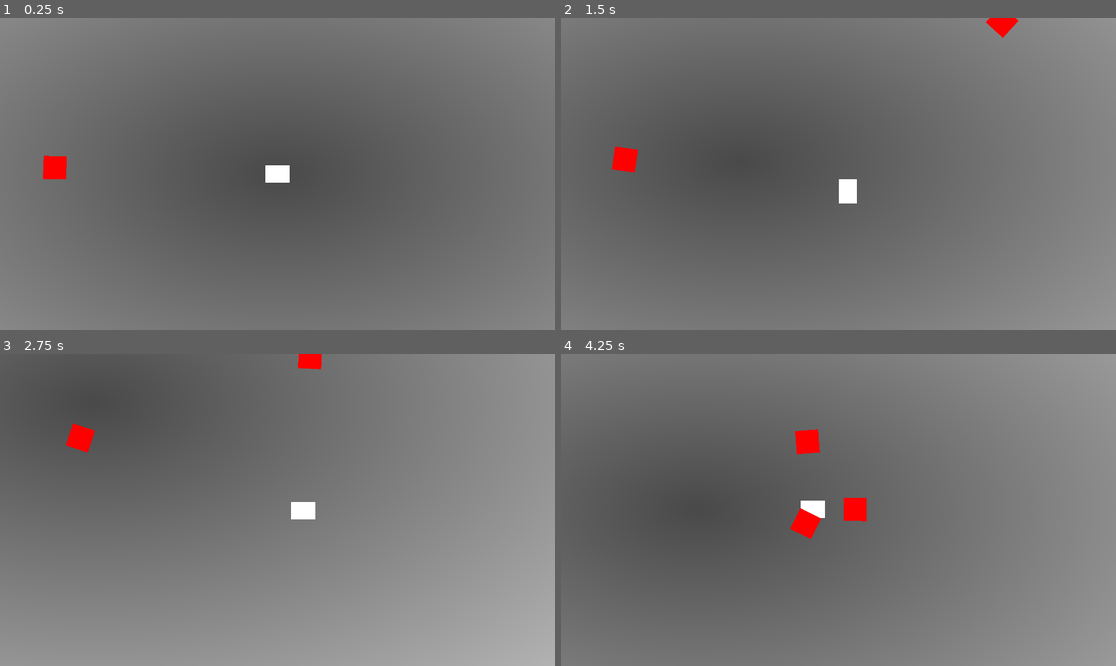
Above: before the commit, frames 1-4 (two rows, left to right).
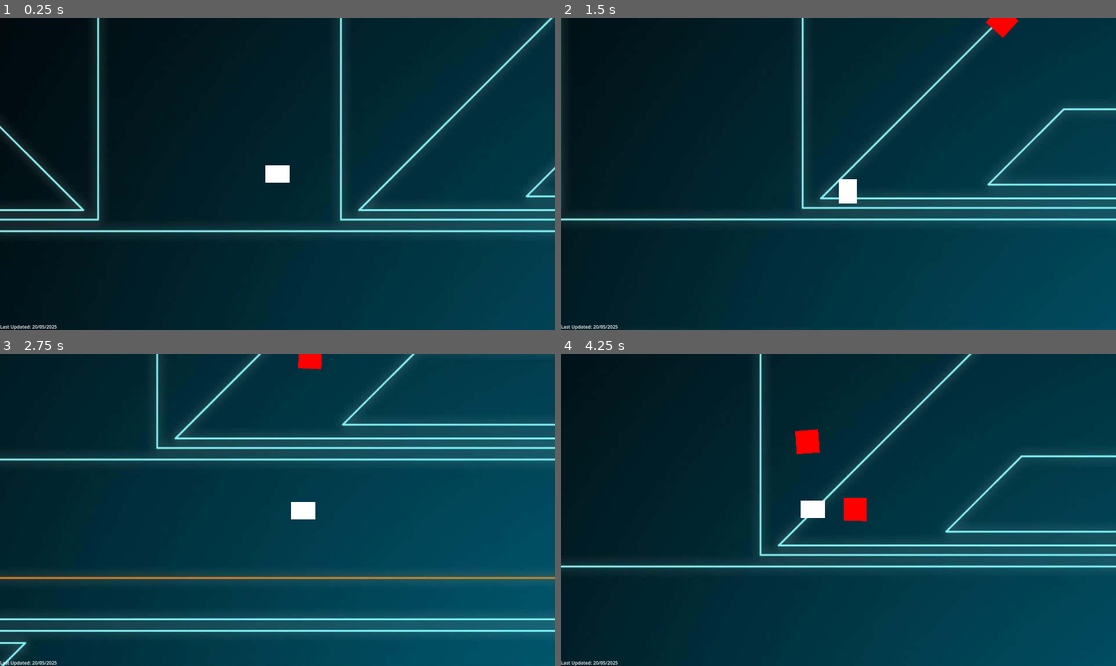
Above: after the commit, the same moments.

Repository: slowstate/light-match
Game: Godot game, scene res://arena.tscn
Same seed, same stepped clock (60 frames per second), same inputs: the game is played once before the commit and once after it.
Inputs (mouse positions are in pixels of both pictures, inside the frame that each line leads up to):
- Up to frame 1 (0.25 s): no input
- Up to frame 2 (1.5 s): move the mouse to (960, 158) at 0.52 s; hold D (player_move_right) 0.53-1.28 s; hold 1 (player_blue, bound only after the commit) 0.53-1.28 s; tap 3 (player_blue, bound only before the commit) at 0.8, 1.35 s; move the mouse to (727, 189) at 1.27 s; hold S (player_move_down) from 1.28 s (still down)
- Up to frame 3 (2.75 s): tap 2 (player_green) at 1.55 s; move the mouse to (333, 441) at 2.02 s; release S (player_move_down) at 2.03 s; hold D (player_move_right) from 2.03 s (still down); hold 2 (player_green) from 2.03 s (still down); tap E (player_next_colour) at 2.3 s
- Up to frame 4 (4.25 s): move the mouse to (810, 572) at 2.77 s; release D (player_move_right) at 2.78 s; release 2 (player_green) at 2.78 s; hold W (player_move_up) 2.78-3.53 s; tap E (player_next_colour) at 2.85 s; tap 1 (player_blue, bound only after the commit) at 3.05 s; move the mouse to (1005, 556) at 3.52 s; hold A (player_move_left) from 3.53 s (still down); hold 1 (player_blue, bound only after the commit) from 3.53 s (still down); tap 3 (player_blue, bound only before the commit) at 3.8 s

The runs differ from the first frame. In frame 1, 100% of the frame differs, in the area x 0-100%, y 0-100%; in frame 2, 100%; in frame 3, 100%; in frame 4, 99%.

Commit message:
Add player colour switching and bullet colours

Diff:
--- a/Common/globals.gd
+++ b/Common/globals.gd
@@ -1,5 +1,20 @@
 extends Node
 
-enum BulletColour {Red, Green, Blue}
+enum Colour {None, Blue, Green, Red}
+
+static func PickRandomColour(pickable_colours: Array[Colour] = [Colour.Blue, Colour.Green, Colour.Red]) -> Colour:
+	return pickable_colours.pick_random()
+
+const ColourVisualValue: Dictionary = {
+	Colour.Blue: Color.SKY_BLUE,
+	Colour.Green: Color.LIGHT_GREEN,
+	Colour.Red: Color.ORANGE_RED
+}
+
+enum CollisionLayer {
+	Boundaries = 1,
+	Player = 2,
+	Bullets = 3,
+	Enemies = 4}
 
 var player: Player
--- a/Enemies/Bot/bot.gd
+++ b/Enemies/Bot/bot.gd
@@ -10,12 +10,12 @@
 var health := MAX_HEALTH
 var DAMAGE := 1
 var MOVE_SPEED := 300.0
-var colour: Globals.BulletColour
+var colour: Globals.Colour
 
-static func create(colour: Globals.BulletColour, position: Vector2) -> Bot:
+static func create(bot_colour: Globals.Colour, bot_position: Vector2) -> Bot:
 	var new_bot: Bot = BOT.instantiate()
-	new_bot.colour = colour
-	new_bot.global_position = position
+	new_bot.colour = bot_colour
+	new_bot.global_position = bot_position
 	return new_bot
 
 # Called when the node enters the scene tree for the first time.
@@ -31,11 +31,9 @@
 		sprite_2d.rotation = velocity.angle()
 		translate(velocity * delta)
 
-func _calculate_path():
-	pass
 
-
-func _on_area_entered(area: Area2D) -> void:
+func _on_area_entered(bullet: Bullet) -> void:
+	if bullet.colour != colour: return
 	health -= 1
 	if health <= 0:
 		queue_free()
--- /dev/null
+++ b/Player/Bullet/Blue/blue_bullet.gd
@@ -0,0 +1,19 @@
+extends Bullet
+class_name BlueBullet
+
+const BLUE_BULLET = preload("res://Player/Bullet/Blue/blue_bullet.tscn")
+
+static func create(bullet_position: Vector2, bullet_direction: Vector2, bullet_damage := 1, bullet_speed := 1000.0) -> BlueBullet:
+	var new_bullet: BlueBullet = BLUE_BULLET.instantiate()
+	new_bullet.global_position = bullet_position
+	new_bullet.direction = bullet_direction.normalized()
+	new_bullet.damage = bullet_damage
+	new_bullet.speed = bullet_speed
+	return new_bullet
+
+
+func _setup() -> void:
+	colour = Globals.Colour.Blue
+	self.body_entered.connect(_on_body_entered)
+	self.area_entered.connect(_on_area_entered)
+	super._set_sprite_colour()
--- /dev/null
+++ b/Player/Bullet/Blue/blue_bullet.tscn
@@ -0,0 +1,27 @@
+[gd_scene load_steps=5 format=3 uid="uid://c2dm7c8q5am28"]
+
+[ext_resource type="Script" path="res://Player/Bullet/Blue/blue_bullet.gd" id="1_a6ck4"]
+
+[sub_resource type="Gradient" id="Gradient_k3wqc"]
+offsets = PackedFloat32Array(0)
+colors = PackedColorArray(0.529, 0.808, 0.922, 1)
+
+[sub_resource type="GradientTexture2D" id="GradientTexture2D_cmnvc"]
+gradient = SubResource("Gradient_k3wqc")
+width = 16
+height = 4
+
+[sub_resource type="CircleShape2D" id="CircleShape2D_x5nyd"]
+
+[node name="BlueBullet" type="Area2D" node_paths=PackedStringArray("sprite_2d", "collision_shape_2d")]
+collision_layer = 0
+collision_mask = 0
+script = ExtResource("1_a6ck4")
+sprite_2d = NodePath("Sprite2D")
+collision_shape_2d = NodePath("CollisionShape2D")
+
+[node name="Sprite2D" type="Sprite2D" parent="."]
+texture = SubResource("GradientTexture2D_cmnvc")
+
+[node name="CollisionShape2D" type="CollisionShape2D" parent="."]
+shape = SubResource("CircleShape2D_x5nyd")
--- /dev/null
+++ b/Player/Bullet/Green/green_bullet.gd
@@ -0,0 +1,19 @@
+extends Bullet
+class_name GreenBullet
+
+const GREEN_BULLET = preload("res://Player/Bullet/Green/green_bullet.tscn")
+
+static func create(bullet_position: Vector2, bullet_direction: Vector2, bullet_damage := 1, bullet_speed := 1000.0) -> GreenBullet:
+	var new_bullet: GreenBullet = GREEN_BULLET.instantiate()
+	new_bullet.global_position = bullet_position
+	new_bullet.direction = bullet_direction.normalized()
+	new_bullet.damage = bullet_damage
+	new_bullet.speed = bullet_speed
+	return new_bullet
+
+
+func _setup() -> void:
+	colour = Globals.Colour.Green
+	self.body_entered.connect(_on_body_entered)
+	self.area_entered.connect(_on_area_entered)
+	super._set_sprite_colour()
--- /dev/null
+++ b/Player/Bullet/Green/green_bullet.tscn
@@ -0,0 +1,27 @@
+[gd_scene load_steps=5 format=3 uid="uid://c3t6d58c8bi43"]
+
+[ext_resource type="Script" path="res://Player/Bullet/Green/green_bullet.gd" id="1_hg0xh"]
+
+[sub_resource type="Gradient" id="Gradient_k3wqc"]
+offsets = PackedFloat32Array(0)
+colors = PackedColorArray(0.565, 0.933, 0.565, 1)
+
+[sub_resource type="GradientTexture2D" id="GradientTexture2D_cmnvc"]
+gradient = SubResource("Gradient_k3wqc")
+width = 16
+height = 4
+
+[sub_resource type="CircleShape2D" id="CircleShape2D_x5nyd"]
+
+[node name="GreenBullet" type="Area2D" node_paths=PackedStringArray("sprite_2d", "collision_shape_2d")]
+collision_layer = 0
+collision_mask = 0
+script = ExtResource("1_hg0xh")
+sprite_2d = NodePath("Sprite2D")
+collision_shape_2d = NodePath("CollisionShape2D")
+
+[node name="Sprite2D" type="Sprite2D" parent="."]
+texture = SubResource("GradientTexture2D_cmnvc")
+
+[node name="CollisionShape2D" type="CollisionShape2D" parent="."]
+shape = SubResource("CircleShape2D_x5nyd")
--- /dev/null
+++ b/Player/Bullet/Red/red_bullet.gd
@@ -0,0 +1,19 @@
+extends Bullet
+class_name RedBullet
+
+const RED_BULLET = preload("res://Player/Bullet/Red/red_bullet.tscn")
+
+static func create(bullet_position: Vector2, bullet_direction: Vector2, bullet_damage := 1, bullet_speed := 1000.0) -> RedBullet:
+	var new_bullet: RedBullet = RED_BULLET.instantiate()
+	new_bullet.global_position = bullet_position
+	new_bullet.direction = bullet_direction.normalized()
+	new_bullet.damage = bullet_damage
+	new_bullet.speed = bullet_speed
+	return new_bullet
+
+
+func _setup() -> void:
+	colour = Globals.Colour.Red
+	self.body_entered.connect(_on_body_entered)
+	self.area_entered.connect(_on_area_entered)
+	super._set_sprite_colour()
--- /dev/null
+++ b/Player/Bullet/Red/red_bullet.tscn
@@ -0,0 +1,27 @@
+[gd_scene load_steps=5 format=3 uid="uid://bdwi7c12etglx"]
+
+[ext_resource type="Script" path="res://Player/Bullet/Red/red_bullet.gd" id="1_re6aq"]
+
+[sub_resource type="Gradient" id="Gradient_xbakg"]
+offsets = PackedFloat32Array(0)
+colors = PackedColorArray(1, 0.271, 0, 1)
+
+[sub_resource type="GradientTexture2D" id="GradientTexture2D_cars5"]
+gradient = SubResource("Gradient_xbakg")
+width = 16
+height = 4
+
+[sub_resource type="CircleShape2D" id="CircleShape2D_x5nyd"]
+
+[node name="RedBullet" type="Area2D" node_paths=PackedStringArray("sprite_2d", "collision_shape_2d")]
+collision_layer = 0
+collision_mask = 0
+script = ExtResource("1_re6aq")
+sprite_2d = NodePath("Sprite2D")
+collision_shape_2d = NodePath("CollisionShape2D")
+
+[node name="Sprite2D" type="Sprite2D" parent="."]
+texture = SubResource("GradientTexture2D_cars5")
+
+[node name="CollisionShape2D" type="CollisionShape2D" parent="."]
+shape = SubResource("CircleShape2D_x5nyd")
--- a/Player/Bullet/bullet.gd
+++ b/Player/Bullet/bullet.gd
@@ -1,41 +1,35 @@
 class_name Bullet
 extends Area2D
 
-@onready var sprite_2d: Sprite2D = $Sprite2D
-
-const BULLET: PackedScene = preload("res://Player/Bullet/bullet.tscn")
+@export var sprite_2d: Sprite2D
+@export var collision_shape_2d: CollisionShape2D
 
 var direction: Vector2
 var damage: int
 var speed: float
-var colour: Globals.BulletColour
-
-static func create(colour: Globals.BulletColour, position: Vector2, direction: Vector2, damage := 1, speed := 1000.0) -> Bullet:
-	var new_bullet: Bullet = BULLET.instantiate()
-	new_bullet.colour = colour
-	new_bullet.global_position = position
-	new_bullet.direction = direction.normalized()
-	new_bullet.damage = damage
-	new_bullet.speed = speed
-	return new_bullet
+var colour: Globals.Colour
 
 # Called when the node enters the scene tree for the first time.
 func _ready() -> void:
-	var texture: GradientTexture2D = sprite_2d.texture
-	match colour:
-		Globals.BulletColour.Red:
-			texture.gradient.colors[0] = Color.RED
-		Globals.BulletColour.Green:
-			texture.gradient.colors[0] = Color.GREEN
-		Globals.BulletColour.Blue:
-			texture.gradient.colors[0] = Color.DEEP_SKY_BLUE
+	set_collision_layer_value(Globals.CollisionLayer.Bullets, true)
+	set_collision_mask_value(Globals.CollisionLayer.Enemies, true)
+	_setup()
 
+# This function should be overriden by inheriting classes; not code should be added to this class
+func _setup() -> void:
+	# Keep this empty as child nodes will override this function
+	pass
+
+func _set_sprite_colour() -> void:
+	var sprite2d_texture: GradientTexture2D = sprite_2d.texture
+	sprite2d_texture.gradient.colors[0] = Globals.ColourVisualValue[colour]
 
 # Called every frame. 'delta' is the elapsed time since the previous frame.
 func _process(delta: float) -> void:
-	var velocity = direction * speed
-	sprite_2d.rotation = -velocity.angle()
-	translate(velocity * delta)
+	if colour:
+		var velocity = direction * speed
+		sprite_2d.rotation = -velocity.angle()
+		translate(velocity * delta)
 
 
 func _on_body_entered(body: Node2D) -> void:
--- a/Player/Bullet/bullet.tscn
+++ b/Player/Bullet/bullet.tscn
@@ -1,28 +1,17 @@
-[gd_scene load_steps=5 format=3 uid="uid://b8kr4l1ndv6j8"]
+[gd_scene load_steps=3 format=3 uid="uid://b8kr4l1ndv6j8"]
 
 [ext_resource type="Script" path="res://Player/Bullet/bullet.gd" id="1_gjnbh"]
 
-[sub_resource type="Gradient" id="Gradient_ey4tr"]
-offsets = PackedFloat32Array(1)
-colors = PackedColorArray(1, 0, 0, 1)
-
-[sub_resource type="GradientTexture2D" id="GradientTexture2D_5i44k"]
-gradient = SubResource("Gradient_ey4tr")
-width = 16
-height = 16
-
-[sub_resource type="CircleShape2D" id="CircleShape2D_72p8s"]
+[sub_resource type="CircleShape2D" id="CircleShape2D_kdm5m"]
 
 [node name="Bullet" type="Area2D" groups=["Bullets"]]
-collision_layer = 4
-collision_mask = 8
+collision_layer = 0
+collision_mask = 0
 script = ExtResource("1_gjnbh")
 
-[node name="Sprite2D" type="Sprite2D" parent="."]
-texture = SubResource("GradientTexture2D_5i44k")
-
-[node name="CollisionShape2D" type="CollisionShape2D" parent="."]
-shape = SubResource("CircleShape2D_72p8s")
+[node name="Ignore" type="CollisionShape2D" parent="."]
+shape = SubResource("CircleShape2D_kdm5m")
+disabled = true
 
 [connection signal="area_entered" from="." to="." method="_on_area_entered"]
 [connection signal="body_entered" from="." to="." method="_on_body_entered"]
--- a/Player/player.gd
+++ b/Player/player.gd
@@ -3,10 +3,12 @@
 
 @onready var sprite_2d: Sprite2D = $Sprite2D
 @onready var camera_2d: Camera2D = $Camera2D
+@onready var collision_shape_2d: CollisionShape2D = $CollisionShape2D
+
 
 const MOVE_SPEED := 500.0
 const JUMP_VELOCITY := -400.0
-var current_colour := Globals.BulletColour.Red
+var current_colour := Globals.Colour.Blue
 
 func _ready() -> void:
 	Globals.player = self
@@ -26,25 +28,31 @@
 	move_vec = move_vec.normalized()
 
 	velocity = move_vec * MOVE_SPEED
-	rotation = -velocity.angle()
+	sprite_2d.rotation = -velocity.angle()
+	collision_shape_2d.rotation = -velocity.angle()
+
 
 	move_and_slide()
 
 func _input(event: InputEvent) -> void:
 	# Handle shooting
+	if event.is_action_pressed("player_red"):
+		current_colour = Globals.Colour.Red
+	if event.is_action_pressed("player_green"):
+		current_colour = Globals.Colour.Green
+	if event.is_action_pressed("player_blue"):
+		current_colour = Globals.Colour.Blue
 	if event.is_action_pressed("player_shoot"):
 		_fire_bullet()
-	if event.is_action_pressed("player_red"):
-		current_colour = Globals.BulletColour.Red
-	if event.is_action_pressed("player_green"):
-		current_colour = Globals.BulletColour.Green
-	if event.is_action_pressed("player_blue"):
-		current_colour = Globals.BulletColour.Blue
-
 	#if event.is_action_pressed("player_next_colour"):
-		#var bulletColours = Globals.BulletColour.values()
+		#var bulletColours = Globals.Colour.values()
 
 func _fire_bullet():
 	var direction_vector: Vector2 = (get_global_mouse_position() - global_position).normalized()
-	var new_bullet = Bullet.create(current_colour, global_position, direction_vector)
-	get_tree().root.add_child(new_bullet)
+	var new_bullet: Bullet
+	match current_colour:
+		Globals.Colour.Blue: 	new_bullet = BlueBullet.create(global_position, direction_vector)
+		Globals.Colour.Green: new_bullet = GreenBullet.create(global_position, direction_vector)
+		Globals.Colour.Red: 	new_bullet = RedBullet.create(global_position, direction_vector)
+	if new_bullet:
+		get_tree().root.add_child(new_bullet)
--- a/Player/player.tscn
+++ b/Player/player.tscn
@@ -21,6 +21,10 @@
 script = ExtResource("1_plba5")
 
 [node name="Camera2D" type="Camera2D" parent="."]
+limit_left = 0
+limit_top = 0
+limit_right = 3840
+limit_bottom = 2160
 limit_smoothed = true
 position_smoothing_enabled = true
 
--- a/arena.gd
+++ b/arena.gd
@@ -13,7 +13,7 @@
 
 
 func _on_enemy_spawn_timer_timeout() -> void:
-	print("Enemy spawned")
-	var new_bot = Bot.create(Globals.BulletColour.Red, Vector2(randi_range(0, 3840), randi_range(0, 2160)))
+	# TODO: Swap Globals.Colour.Red for Globals.PickRandomColour()
+	var new_bot = Bot.create(Globals.Colour.Red, Vector2(randi_range(0, 3840), randi_range(0, 2160)))
 	get_tree().root.add_child(new_bot)
 	enemy_spawn_timer.start(1.0)
--- a/arena.tscn
+++ b/arena.tscn
@@ -1,18 +1,8 @@
-[gd_scene load_steps=10 format=3 uid="uid://bhd3exak0ojtj"]
+[gd_scene load_steps=8 format=3 uid="uid://bhd3exak0ojtj"]
 
 [ext_resource type="Script" path="res://arena.gd" id="1_ea2pg"]
 [ext_resource type="PackedScene" uid="uid://cbfe05uqpe2ww" path="res://Player/player.tscn" id="1_pqj1j"]
-[ext_resource type="PackedScene" uid="uid://dh5h2d2pwrrpa" path="res://Enemies/Bot/bot.tscn" id="3_tt1bu"]
-
-[sub_resource type="Gradient" id="Gradient_m6iv0"]
-colors = PackedColorArray(0.288518, 0.288518, 0.288518, 1, 0.779291, 0.779291, 0.779291, 1)
-
-[sub_resource type="GradientTexture2D" id="GradientTexture2D_yhvjp"]
-gradient = SubResource("Gradient_m6iv0")
-width = 3840
-height = 2160
-fill = 1
-fill_from = Vector2(0.5, 0.5)
+[ext_resource type="Texture2D" uid="uid://bwxq8rvde0l71" path="res://tron-background-9pj5j2dwcqyn668u.jpg" id="2_46wjt"]
 
 [sub_resource type="WorldBoundaryShape2D" id="WorldBoundaryShape2D_4bo3i"]
 normal = Vector2(-1, 0)
@@ -29,7 +19,8 @@
 script = ExtResource("1_ea2pg")
 
 [node name="Sprite2D" type="Sprite2D" parent="."]
-texture = SubResource("GradientTexture2D_yhvjp")
+scale = Vector2(2, 2)
+texture = ExtResource("2_46wjt")
 centered = false
 
 [node name="Player" parent="." instance=ExtResource("1_pqj1j")]
@@ -64,7 +55,15 @@
 [node name="EnemySpawnTimer" type="Timer" parent="."]
 one_shot = true
 
-[node name="Bot" parent="." instance=ExtResource("3_tt1bu")]
-position = Vector2(1075, 1056)
+[node name="Control" type="CanvasLayer" parent="."]
+
+[node name="LastUpdatedDateLabel" type="Label" parent="Control"]
+anchors_preset = 2
+anchor_top = 1.0
+anchor_bottom = 1.0
+offset_top = -23.0
+offset_right = 197.0
+grow_vertical = 0
+text = "Last Updated: 20/05/2025"
 
 [connection signal="timeout" from="EnemySpawnTimer" to="." method="_on_enemy_spawn_timer_timeout"]
--- a/project.godot
+++ b/project.godot
@@ -79,7 +79,7 @@
 , Object(InputEventMouseButton,"resource_local_to_scene":false,"resource_name":"","device":-1,"window_id":0,"alt_presse …(249 unchanged characters)…
 ]
 }
-player_red={
+player_blue={
 "deadzone": 0.5,
 "events": [Object(InputEventKey,"resource_local_to_scene":false,"resource_name":"","device":-1,"window_id":0,"alt_press …(191 unchanged characters)…
 ]
@@ -89,7 +89,7 @@
 "events": [Object(InputEventKey,"resource_local_to_scene":false,"resource_name":"","device":-1,"window_id":0,"alt_press …(191 unchanged characters)…
 ]
 }
-player_blue={
+player_red={
 "deadzone": 0.5,
 "events": [Object(InputEventKey,"resource_local_to_scene":false,"resource_name":"","device":-1,"window_id":0,"alt_press …(191 unchanged characters)…
 ]
Not shown, changed: export_presets.cfg
Binary file added: tron-background-9pj5j2dwcqyn668u.jpg
Not shown, added: tron-background-9pj5j2dwcqyn668u.jpg.import
